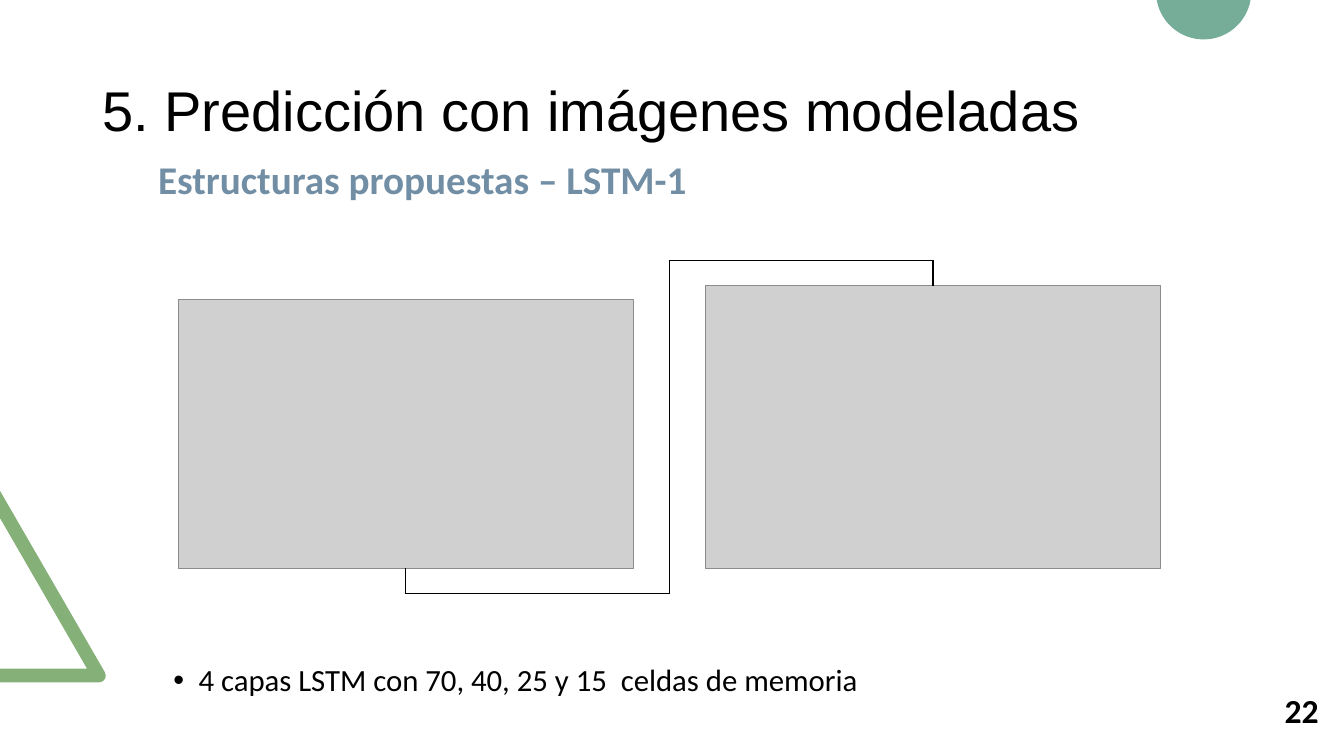
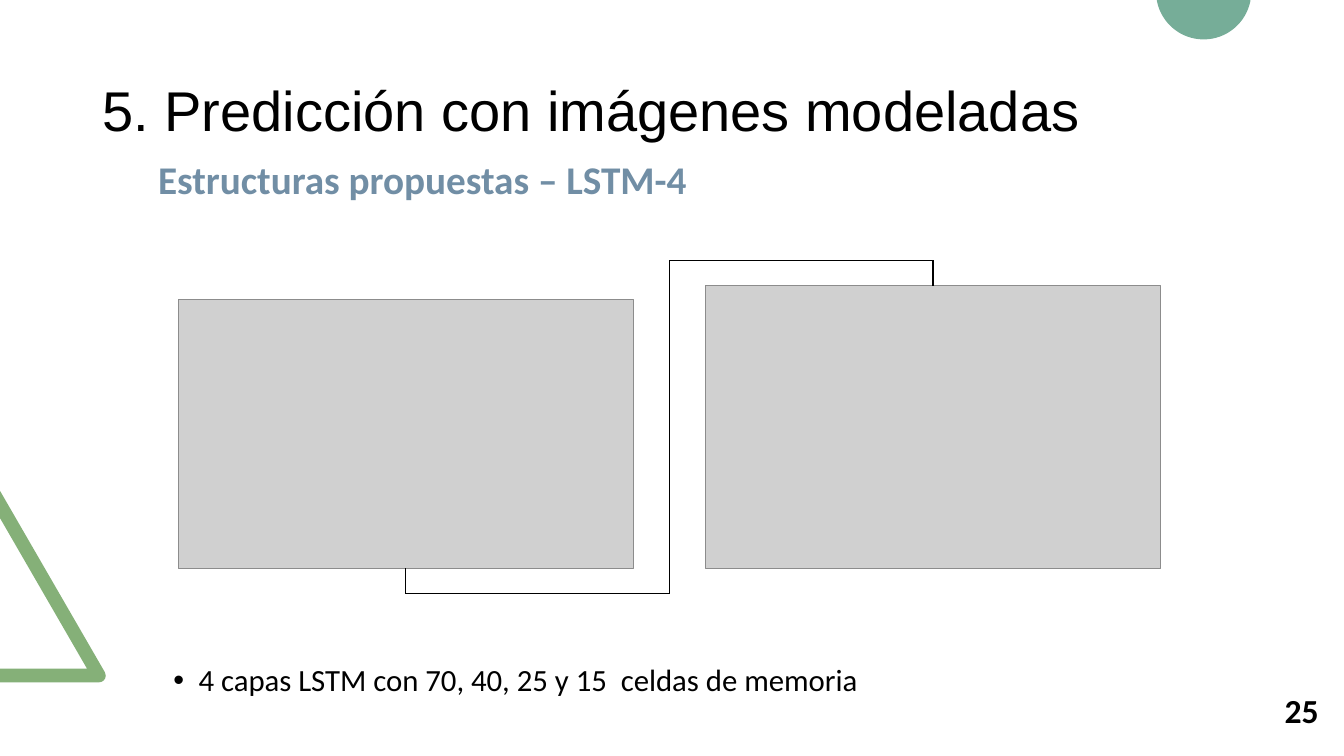
Before and after one commit to RoboticsLabURJC/2017-tfm-nuria-oyaga, a slide deck: slide 26 of Documentation/Presentacion-TFM/Presentacion-TFM.pptx (slide 24 before the commit). Drawn at 1344x756 pixels with LibreOffice and Linux fonts; fonts in the diff are those of the drawing; grey boxes stand for pictures. Boxes give left, top, right and bottom in pixels: in the first picture for what was removed or moved away, otherwise in the second. Text is boxed around its words. In the diff, an @@ line names an element or a change of style, - is before the commit and + after.

Commit message:
Presentation v.1

```diff
--- a/Documentation/Presentacion-TFM/Presentacion-TFM.pptx
+++ b/Documentation/Presentacion-TFM/Presentacion-TFM.pptx
@@ text at <box>158,168,686,200</box>: text changed @@
-Estructuras propuestas – LSTM-1
+Estructuras propuestas – LSTM-4
@@ text at <box>1285,701,1319,724</box>: text changed @@
-22
+25
```
Also in this commit, not shown: 12 other slides changed, 15 slides added, 1 slide removed, 9 other files.
